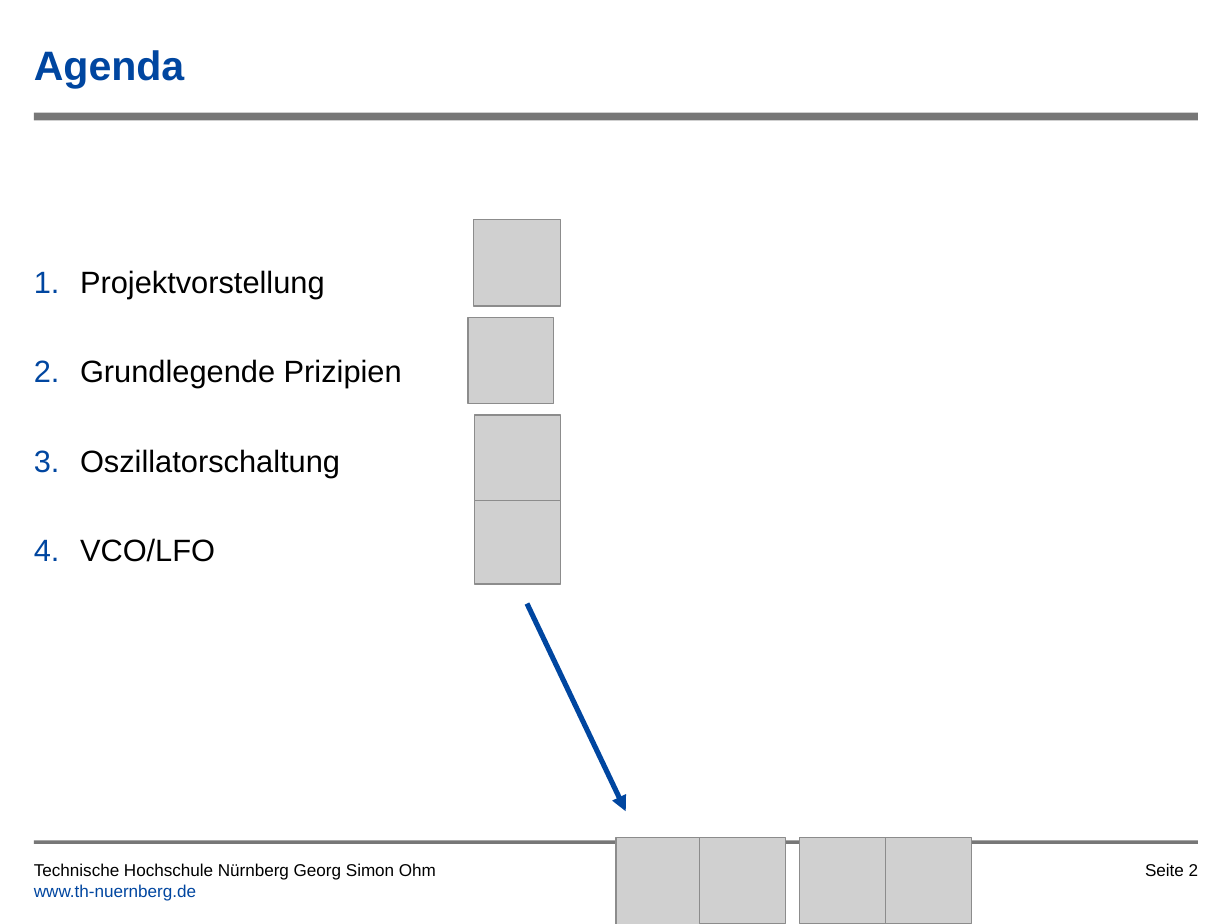
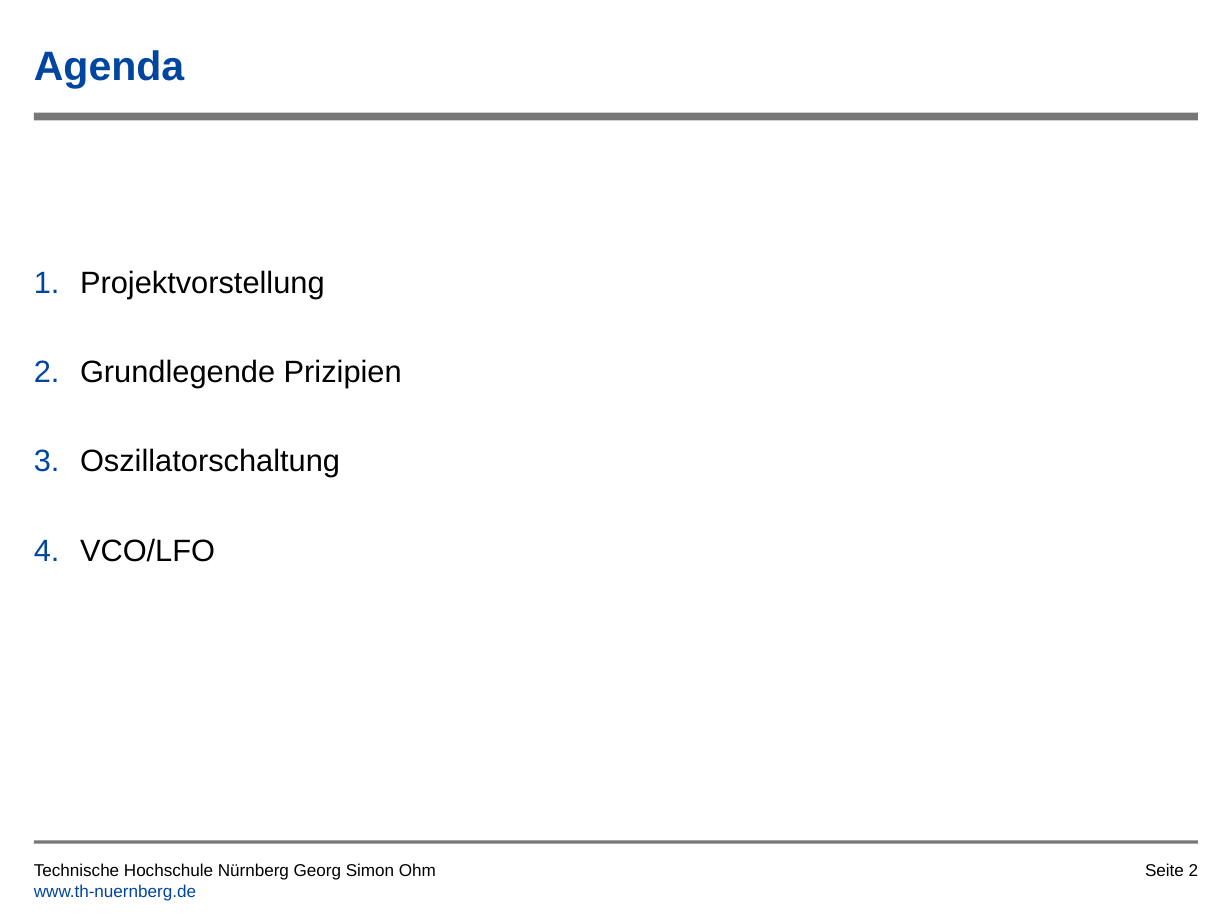
Before and after one commit to tsedlmeier/Synthesizer, a slide deck: slide 2 of Vortrag/Leiterplatte_als_Musikinstrument_Kirschner_Dilman.pptx. Drawn at 1232x924 pixels with LibreOffice and Linux fonts; fonts in the diff are those of the drawing; grey boxes stand for pictures; background and template pictures are left out. Boxes give left, top, right and bottom in pixels: in the first picture for what was removed or moved away, otherwise in the second. Text is boxed around its words. In the diff, an @@ line names an element or a change of style, - is before the commit and + after.

```diff
--- a/Vortrag/Leiterplatte_als_Musikinstrument_Kirschner_Dilman.pptx
+++ b/Vortrag/Leiterplatte_als_Musikinstrument_Kirschner_Dilman.pptx
@@ picture removed at (474,219,561,306) @@
@@ picture removed at (468,318,554,404) @@
@@ picture removed at (474,415,561,501) @@
@@ picture removed at (474,498,561,584) @@
@@ arrow removed from (527, 604) to (626, 811) @@
@@ picture removed at (616,838,702,924) @@
@@ picture removed at (700,838,786,924) @@
@@ picture removed at (800,838,886,924) @@
@@ picture removed at (886,838,972,924) @@
```
Also in this commit, not shown: 3 other slides changed, 5 slides added, 1 other file.
